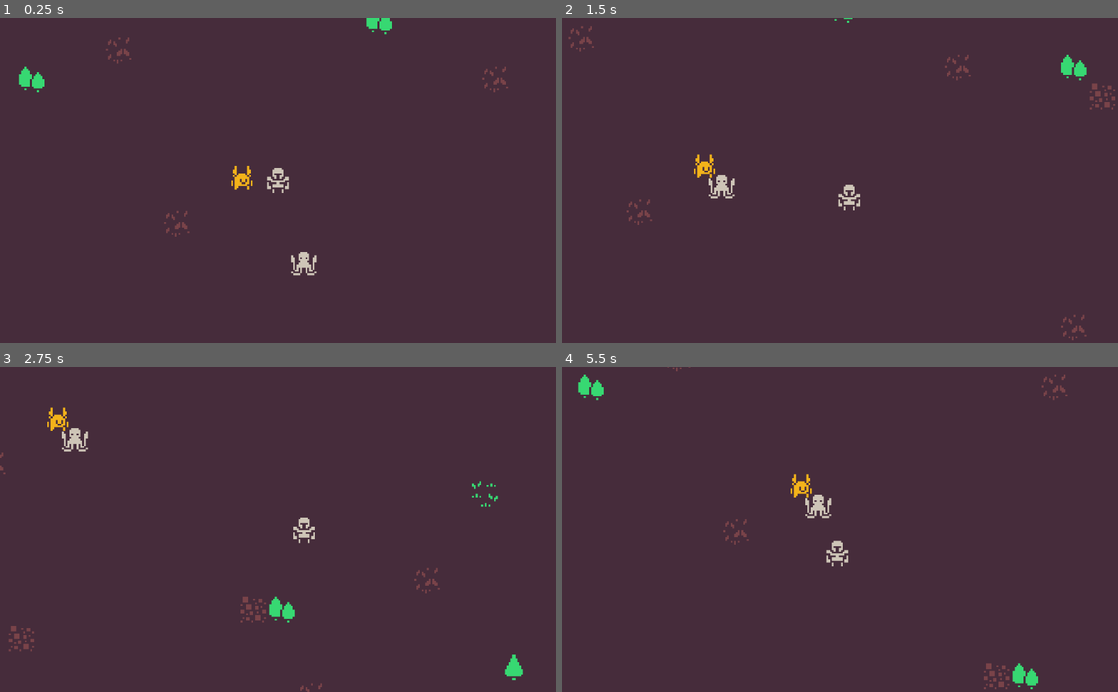
Above: before the commit, frames 1-4 (two rows, left to right).
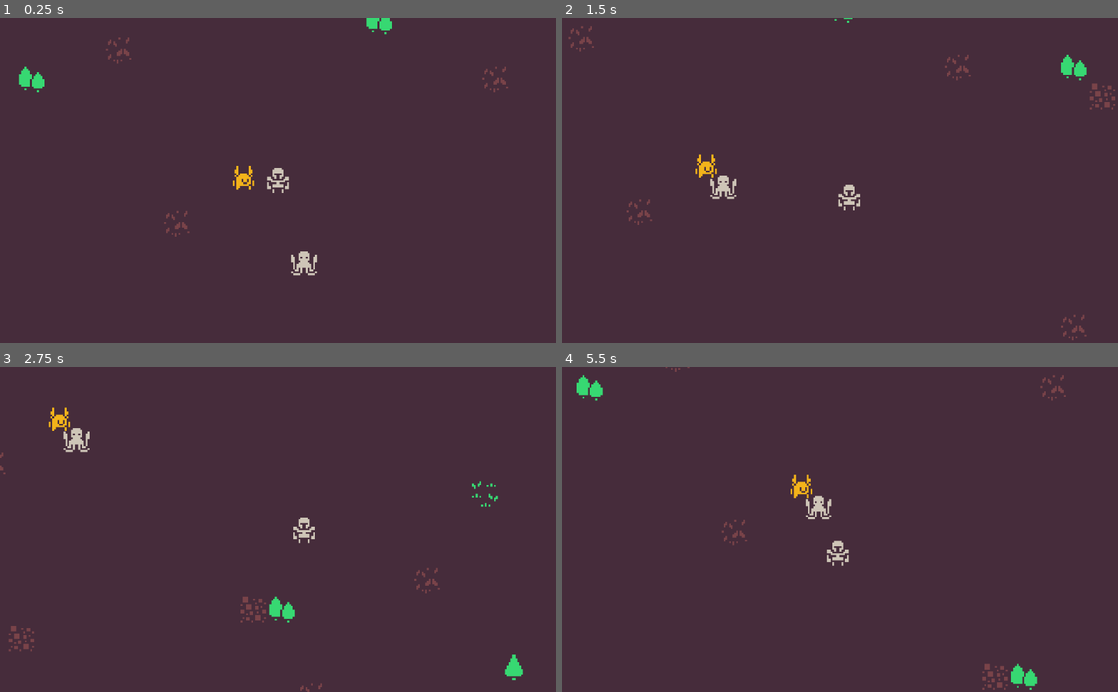
Above: after the commit, the same moments.

Repository: dsg-jam/LD46
Game: Godot game, scene res://assets/scenes/test.tscn
Same seed, same stepped clock (60 frames per second), same inputs: the game is played once before the commit and once after it.
Inputs:
- Up to frame 1 (0.25 s): no input
- Up to frame 2 (1.5 s): hold Right (player_right) 0.53-1.28 s; hold Down (player_down) from 1.28 s (still down)
- Up to frame 3 (2.75 s): release Down (player_down) at 2.03 s; hold Right (player_right) from 2.03 s (still down)
- Up to frame 4 (5.5 s): release Right (player_right) at 2.78 s; hold Up (player_up) 2.78-3.53 s; hold Left (player_left) 3.53-5.03 s; hold Down (player_down) from 5.03 s (still down)

The runs differ from the first frame. In frame 1, 0.2% of the frame differs, in the area x 41-58%, y 45-80%; in frame 2, 0.3%; in frame 3, 0.3%; in frame 4, 0.8%, in the area x 2-91%, y 0-100%.

Commit message:
Fixing

Diff:
--- a/assets/scenes/test.tscn
+++ b/assets/scenes/test.tscn
@@ -5,7 +5,7 @@
 [ext_resource path="res://assets/textures/tilesets/map.tres" type="TileSet" id=3]
 [ext_resource path="res://assets/textures/player/idle.tres" type="Texture" id=4]
 [ext_resource path="res://assets/scripts/SpawnControl.gd" type="Script" id=5]
-[ext_resource path="res://assets/scenes/CompanionControl.gd" type="Script" id=6]
+[ext_resource path="res://assets/scripts/CompanionControl.gd" type="Script" id=6]
 
 [sub_resource type="CapsuleShape2D" id=1]
 radius = 3.0
@@ -31,7 +31,7 @@
 }
 
 [node name="Companion" type="KinematicBody2D" parent="."]
-position = Vector2( -20, -3 )
+position = Vector2( -19, -3 )
 script = ExtResource( 6 )
 
 [node name="AnimatedSprite" type="AnimatedSprite" parent="Companion"]
--- a/assets/scenes/CompanionControl.gd
+++ b/assets/scripts/CompanionControl.gd
@@ -1,15 +1,13 @@
 extends KinematicBody2D
 
 export var health = 100
+export var speed = 10
 
-# Declare member variables here. Examples:
-# var a = 2
-# var b = "text"
-
+var rng = RandomNumberGenerator.new()
 
 # Called when the node enters the scene tree for the first time.
 func _ready():
-	pass # Replace with function body.
+	rng.randomize()
 
 
 func reduce_health(amount):
@@ -19,6 +17,8 @@
 		return false
 	return true
 
-# Called every frame. 'delta' is the elapsed time since the previous frame.
-#func _process(delta):
-#	pass
+
+func _physics_process(delta):
+	#var dir = Vector2(rng.randi_range(-10,10), rng.randi_range(-10,10)).normalized()
+	#move_and_collide(dir*speed*delta)
+	pass
--- a/assets/scripts/SpawnControl.gd
+++ b/assets/scripts/SpawnControl.gd
@@ -1,6 +1,6 @@
 extends Node
 
-var enemy_path = "res://assets/prefab/Enemy.tscn"
+var enemy_path = "res://assets/prefabs/Enemy.tscn"
 #var resource_path = "res://assets/prefab/Resource.tscn"
 var rng = RandomNumberGenerator.new()
 
Renamed: assets/prefab/Enemy.tscn -> assets/prefabs/Enemy.tscn
